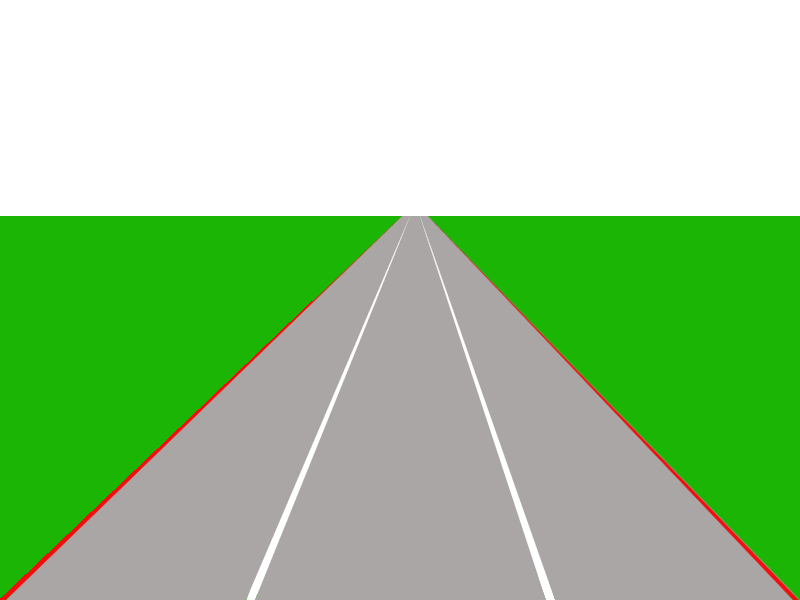
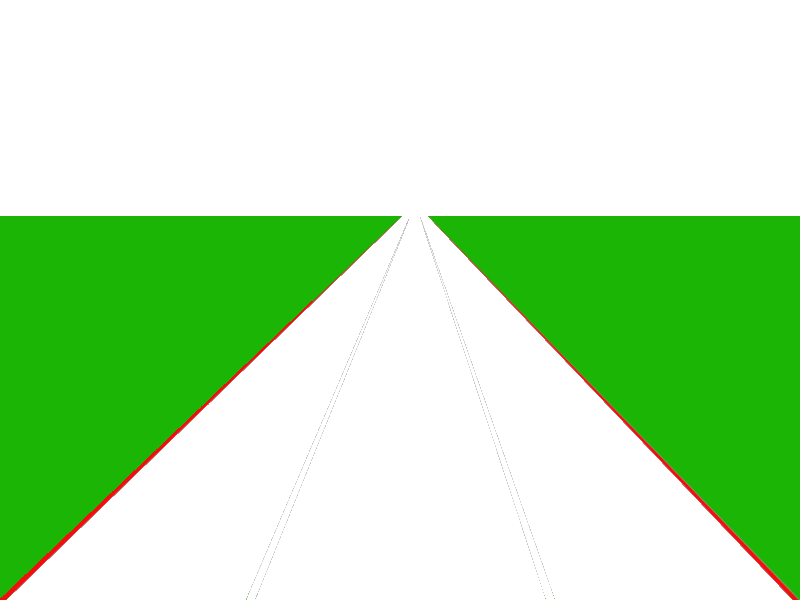
Comparing the layer stacks of the two 800×600 images. Changes:
added layer "Bakgrund-kopia #1" above "Bakgrund" over [7, 216, 792, 600]
hid "Bakgrund" over [7, 216, 792, 600]
